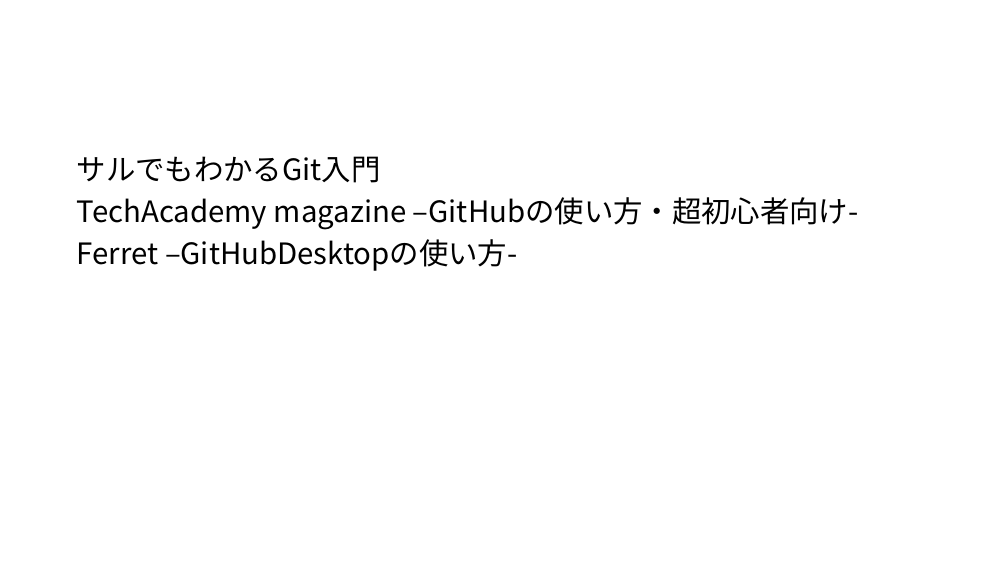
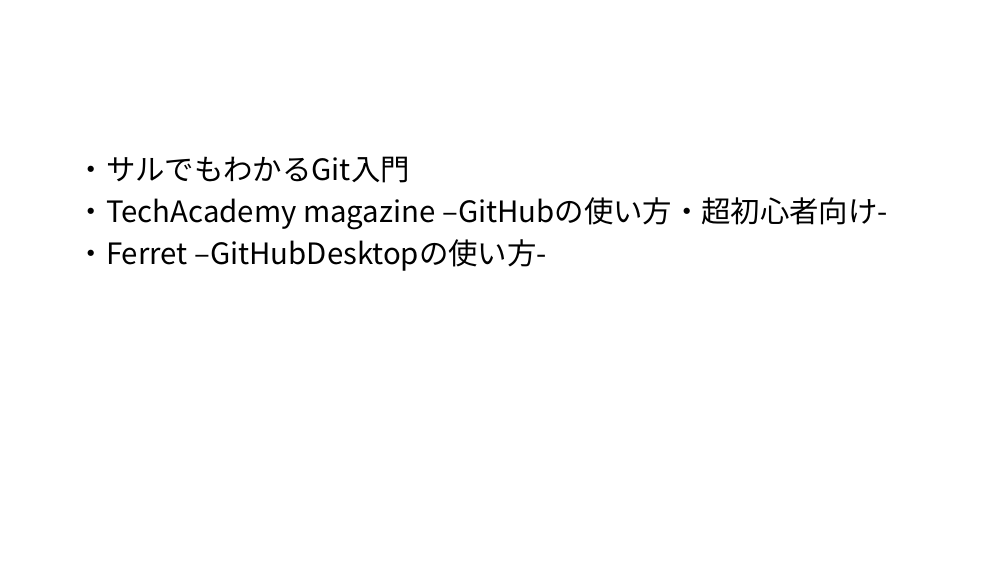
Before and after one commit to SPcurrent/GitHub-Description, a slide deck: slide 19 of description.pptx. Drawn at 1008x567 pixels with LibreOffice and Linux fonts; fonts in the diff are those of the drawing. Boxes give left, top, right and bottom in pixels: in the first picture for what was removed or moved away, otherwise in the second. Text is boxed around its words. In the diff, an @@ line names an element or a change of style, - is before the commit and + after.

```diff
--- a/description.pptx
+++ b/description.pptx
@@ text at box(77, 156, 888, 271): text changed @@
-サルでもわかるGit入門
-TechAcademy magazine –GitHubの使い方・超初心者向け-
-Ferret –GitHubDesktopの使い方-
+・サルでもわかるGit入門
+・TechAcademy magazine –GitHubの使い方・超初心者向け-
+・Ferret –GitHubDesktopの使い方-
```
Also in this commit, not shown: 1 other slide changed.
